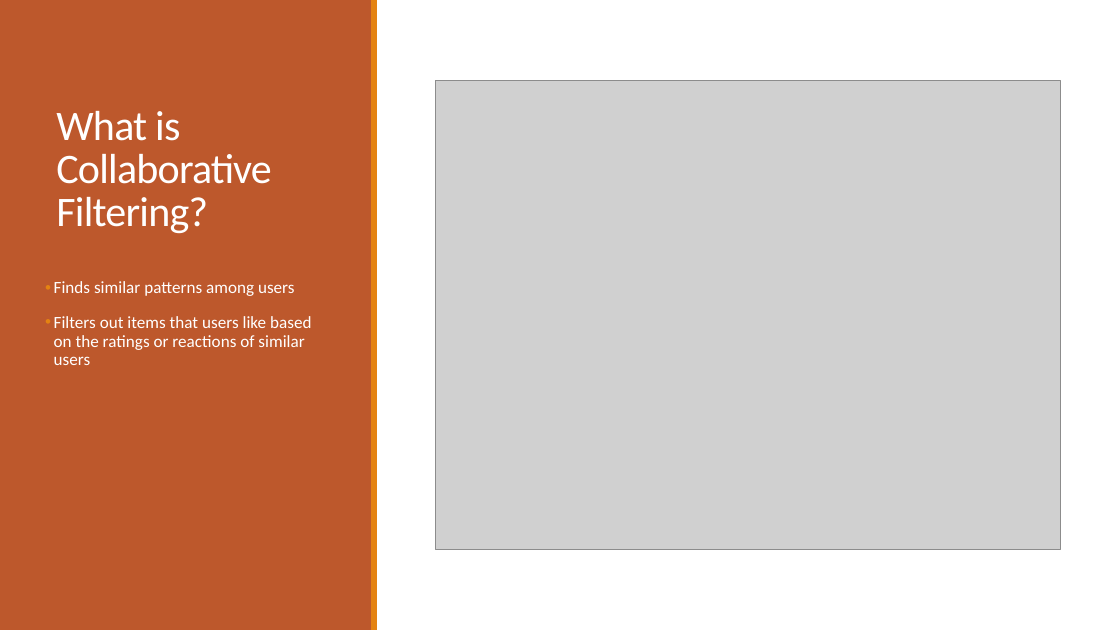
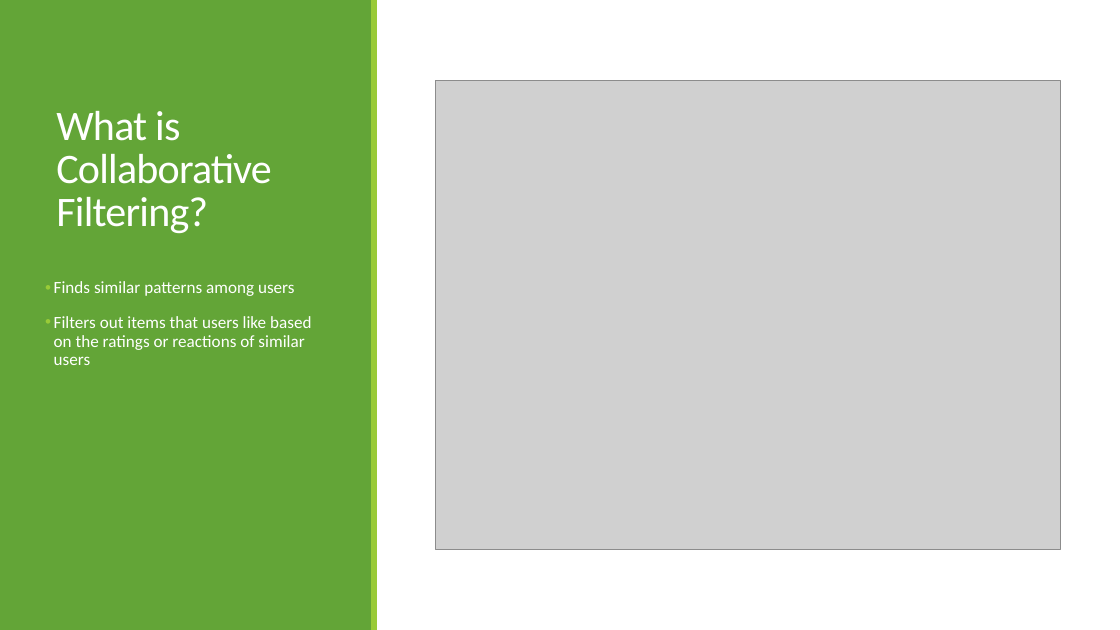
Before and after one commit to ChrisAlex2104/-Recommendation-using-Collaborative-Filtering, a slide deck: slide 3 of AI presentation.pptx. Drawn at 1120x630 pixels with LibreOffice and Linux fonts; fonts in the diff are those of the drawing; grey boxes stand for pictures. Boxes give left, top, right and bottom in pixels: in the first picture for what was removed or moved away, otherwise in the second. Text is boxed around its words. In the diff, an @@ line names an element or a change of style, - is before the commit and + after.

```diff
--- a/AI presentation.pptx
+++ b/AI presentation.pptx
@@ rectangle at (0,0,372,629): fill #BD582C to #63A537 @@
@@ rectangle at (371,0,376,629): fill #E48312 to #99CB38 @@
@@ text "Finds similar patterns among users" at (54,281,311,365): bullet colour #E48312 to #99CB38 @@
```
Also in this commit, not shown: 4 other slides changed, 13 slides added, 1 other file.
